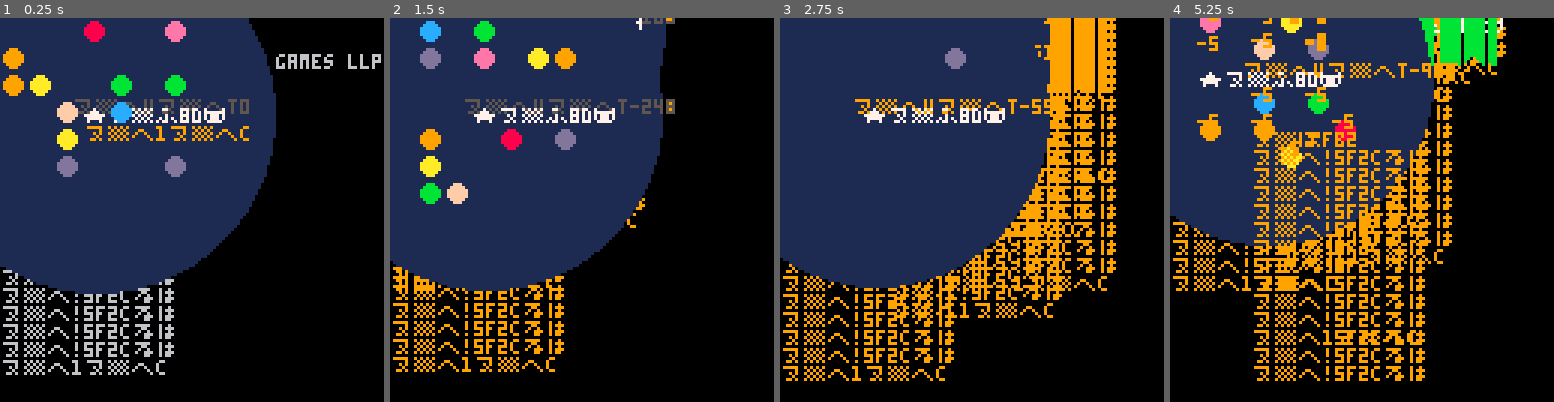
Above: before the commit, frames 1-4 (left to right).
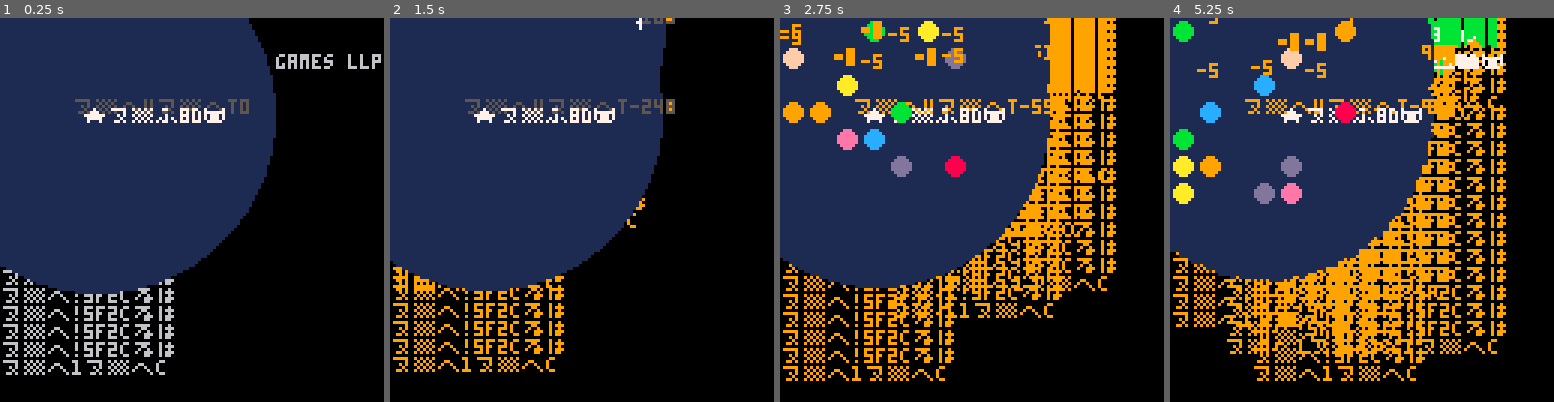
Above: after the commit, the same moments.

Repository: pancelor/bubble-cat
Game: PICO-8 cartridge min.p8
Two runs of this game, one before a commit and one after it. Both use one fixed random seed, a clock stepped at 60 frames per second and the inputs below.
Inputs:
- Up to frame 1 (0.25 s): no input
- Up to frame 2 (1.5 s): tap X (X key) at 0.33, 1.07 s; tap O (Z key) at 0.7 s
- Up to frame 3 (2.75 s): hold Right 1.6-2.1 s; tap O (Z key) at 1.7, 2.1, 2.5 s; tap X (X key) at 1.85 s; hold Up 2.15-2.42 s; hold Right from 2.47 s (still down)
- Up to frame 4 (5.25 s): tap O (Z key) every 0.4 s from 2.9 to 4.9 s; tap X (X key) at 2.97, 4.08, 5.2 s; release Right at 3.03 s; hold Left 3.08-3.58 s; hold Down 3.63-3.97 s; hold Right 4.02-4.68 s; hold Up 4.73-5.03 s; hold Left from 5.08 s (still down)

The runs differ from the first frame. In frame 1, 3.3% of the frame differs, in the area x 0-65%, y 0-42%; in frame 2, 2.7%; in frame 3, 3.3%; in frame 4, 28%, in the area x 0-88%, y 0-95%.

Commit message:
still saved 3 from original; another huge savings; 588

Diff:
--- a/min.lua
+++ b/min.lua
@@ -7,10 +7,10 @@
 if(b>0)fn=b*.5938&.75
 if(not fc)fc,fn=fn
 if(fc)px+=cos(fc)py+=sin(fc)
-ty=abs(px-3)>3or abs(py-3)>3?"★⁵8d🐱",px*9+1,py*9+3,7
+ty=px\7+py\7~=0?"★⁵8d🐱",px*9+1,py*9+3,7
 for j=#bn,1,-1do
 i=bn[j]d=qu and"-5"b=i\7*9a=i%7*9rf(a+4,b+4,3,j|8)
-if(py*7+px==i)ty=del(bn,i)d="+1"?"⁷d"
+if(py*7+px-px\7==i)ty=del(bn,i)d="+1"?"⁷d"
 if(#bn<1)d="+10"qu="⁷cg"
 if(d)add(fl,{d,a,b,d*11})sz+=d
 end
